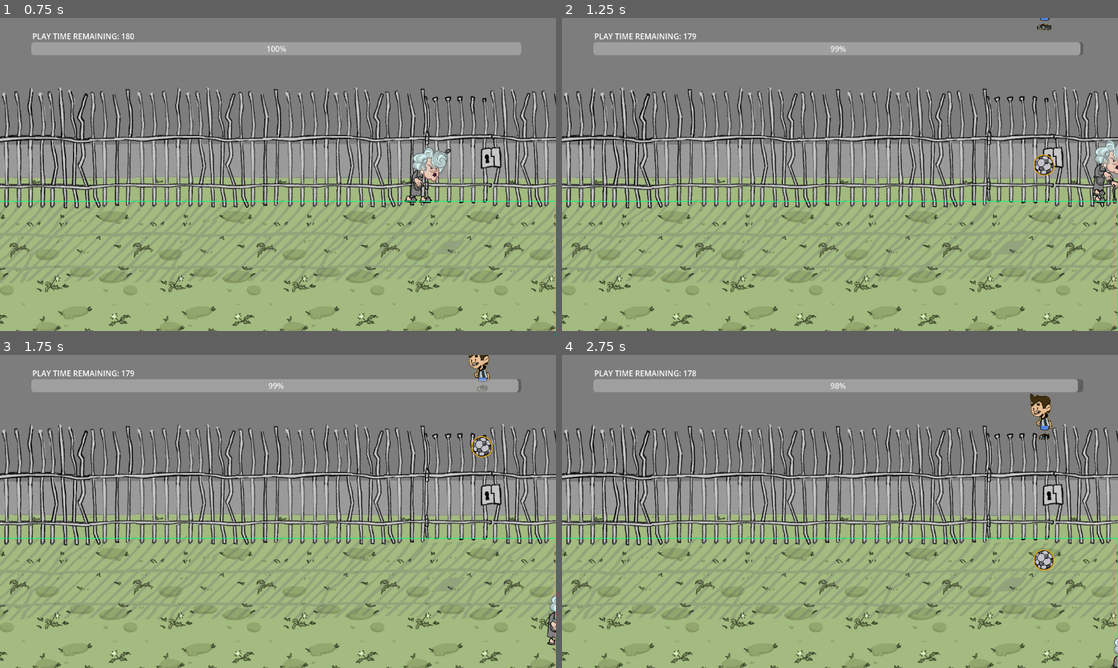
Above: before the commit, frames 1-4 (two rows, left to right).
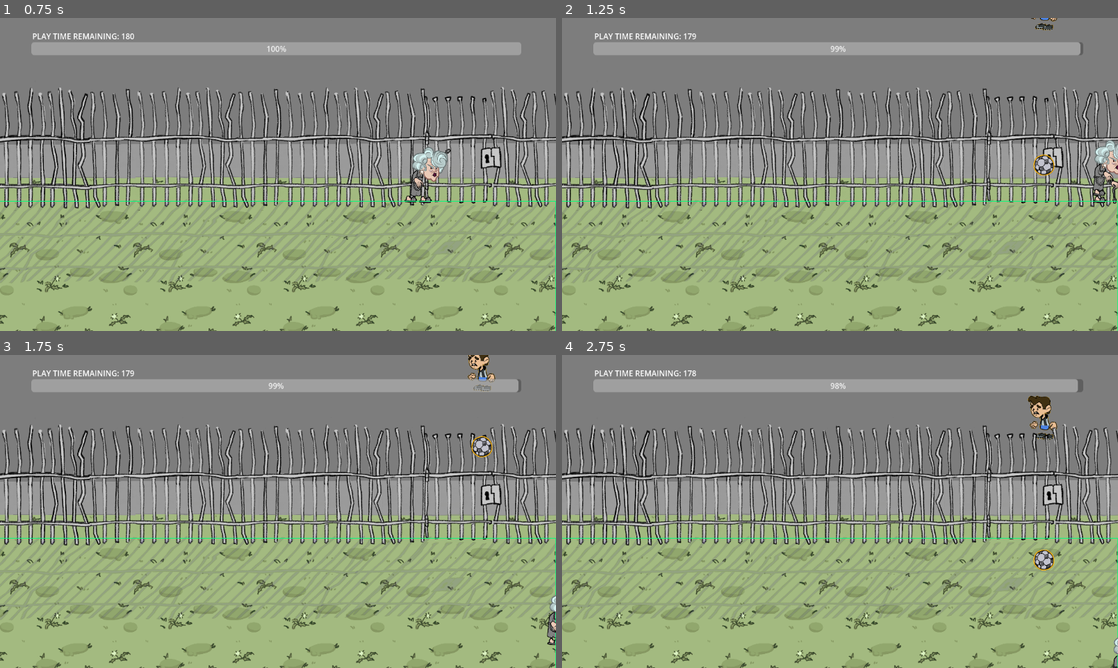
Above: after the commit, the same moments.

Repository: exe4que/ViejaDeM2024
Game: Godot game, scene res://Scenes/escena.tscn
Same seed, same stepped clock (60 frames per second), same inputs: the game is played once before the commit and once after it.
Inputs (mouse positions are in pixels of both pictures, inside the frame that each line leads up to):
- Up to frame 1 (0.75 s): move the mouse to (400, 158) at 0.52 s; hold Right (right) from 0.53 s (still down); click (400, 158) at 0.6 s
- Up to frame 2 (1.25 s): keep holding Right (right)
- Up to frame 3 (1.75 s): move the mouse to (166, 527) at 1.27 s; release Right (right) at 1.28 s; hold Down (down) from 1.28 s (still down); right-click (166, 527) at 1.35 s
- Up to frame 4 (2.75 s): move the mouse to (895, 442) at 2.02 s; release Down (down) at 2.03 s; hold Right (right) from 2.03 s (still down); click (895, 442) at 2.1 s

Frame 1 is identical in both runs. In frame 2, less than 0.1% of the frame differs, in the area x 84-90%, y 0-4%; in frame 3, 0.2%; in frame 4, 0.3%, in the area x 83-90%, y 12-28%.

Commit message:
walk sadd

Diff:
--- a/Scenes/pibe.tscn
+++ b/Scenes/pibe.tscn
@@ -1154,9 +1154,9 @@
 tracks/4/interp = 1
 tracks/4/loop_wrap = true
 tracks/4/keys = {
-"handle_modes": PackedInt32Array(0, 0, 0),
-"points": PackedFloat32Array(-12, -0.25, 0, 0.25, 0, -12, -0.25, 0, 0.25, 0, -12, -0.25, 0, 0.25, 0),
-"times": PackedFloat32Array(0, 0.5, 1)
+"handle_modes": PackedInt32Array(0, 2, 2, 2),
+"points": PackedFloat32Array(-12, -0.25, 0, 0.25, 0, -12, -0.166667, 0, 0.0833335, 0, -28, -0.0833207, 0.132154, 0.174348, -0.276531, -12, -0.0833331, 0, 0, 0),
+"times": PackedFloat32Array(0, 0.5, 0.750001, 1)
 }
 tracks/5/type = "bezier"
 tracks/5/imported = false
@@ -1165,9 +1165,9 @@
 tracks/5/interp = 1
 tracks/5/loop_wrap = true
 tracks/5/keys = {
-"handle_modes": PackedInt32Array(0, 0),
-"points": PackedFloat32Array(0, -0.25, 0, 0.25, 0, 0, -0.25, 0, 0.25, 0),
-"times": PackedFloat32Array(0, 1)
+"handle_modes": PackedInt32Array(0, 2, 2, 2, 2),
+"points": PackedFloat32Array(0, -0.25, 0, 0.25, 0, 0, -0.166667, 0, 0.0555556, 0, -0.523598, -0.0555556, 0, 0.0555556, 0, 0.312312, -0.0555556, 0, 0.0555553, 0, 0, -0.0555553, 0, 0, 0),
+"times": PackedFloat32Array(0, 0.5, 0.666667, 0.875, 1)
 }
 tracks/6/type = "bezier"
 tracks/6/imported = false
@@ -1187,9 +1187,9 @@
 tracks/7/interp = 1
 tracks/7/loop_wrap = true
 tracks/7/keys = {
-"handle_modes": PackedInt32Array(0, 0, 0),
-"points": PackedFloat32Array(-12, -0.25, 0, 0.25, 0, -10, -0.25, 0, 0.25, 0, -12, -0.25, 0, 0.25, 0),
-"times": PackedFloat32Array(0, 0.5, 1)
+"handle_modes": PackedInt32Array(2, 2, 2, 2),
+"points": PackedFloat32Array(-12, 0, 0, 0.0833333, 0, -30.5363, -0.125, -0.491383, 0.166578, 0.654827, -12, -0.0833335, 0, 0.166667, 0, -12, -0.166667, 0, 0, 0),
+"times": PackedFloat32Array(0, 0.291667, 0.5, 1)
 }
 tracks/8/type = "bezier"
 tracks/8/imported = false
@@ -1198,9 +1198,9 @@
 tracks/8/interp = 1
 tracks/8/loop_wrap = true
 tracks/8/keys = {
-"handle_modes": PackedInt32Array(0, 0),
-"points": PackedFloat32Array(0, -0.25, 0, 0.25, 0, 0, -0.25, 0, 0.25, 0),
-"times": PackedFloat32Array(0, 1)
+"handle_modes": PackedInt32Array(2, 2, 0, 0, 2),
+"points": PackedFloat32Array(0, 0, 0, 0.0555556, 0, -0.523598, -0.0555556, 0, 0.0972223, 0, 0.261799, -0.0972223, 0, 0.0277778, 0, 0, -0.0277778, 0, 0.152778, 0, 0, -0.180555, 0, 0, 0),
+"times": PackedFloat32Array(0, 0.166667, 0.416667, 0.5, 1)
 }
 tracks/9/type = "bezier"
 tracks/9/imported = false
@@ -1209,9 +1209,9 @@
 tracks/9/interp = 1
 tracks/9/loop_wrap = true
 tracks/9/keys = {
-"handle_modes": PackedInt32Array(0, 0),
-"points": PackedFloat32Array(4, -0.25, 0, 0.25, 0, 4, -0.25, 0, 0.25, 0),
-"times": PackedFloat32Array(0, 1)
+"handle_modes": PackedInt32Array(0, 0, 2, 2, 2, 2),
+"points": PackedFloat32Array(4, 0, 0, 0.0833334, 0, 4, -0.25, 0, 0.25, 0, 4, -0.0833334, 0, 0.0833334, 0, 4, -0.0833334, 0, 0.0833334, 0, 4, -0.0833334, 0, 0.0833331, 0, 4, -0.0833331, 0, 0, 0),
+"times": PackedFloat32Array(0, 0.166667, 0.25, 0.5, 0.750001, 1)
 }
 tracks/10/type = "bezier"
 tracks/10/imported = false
@@ -1220,9 +1220,9 @@
 tracks/10/interp = 1
 tracks/10/loop_wrap = true
 tracks/10/keys = {
-"handle_modes": PackedInt32Array(0, 0),
-"points": PackedFloat32Array(-46.0684, -0.25, 0, 0.25, 0, -46.0684, -0.25, 0, 0.25, 0),
-"times": PackedFloat32Array(0, 1)
+"handle_modes": PackedInt32Array(0, 2, 2, 2, 2, 2),
+"points": PackedFloat32Array(-42.8339, 0, 0, 0.0833334, 0, -51.1051, -0.0555556, 0, 0.0277778, 0, -54, -0.0277778, 0, 0.0833333, 0, -46.9601, -0.0833334, 0, 0.0833334, 0, -54, -0.0833334, 0, 0.0833331, 0, -42.8339, -0.0833331, 0, 0, 0),
+"times": PackedFloat32Array(0, 0.166667, 0.25, 0.5, 0.750001, 1)
 }
 tracks/11/type = "bezier"
 tracks/11/imported = false
@@ -1231,8 +1231,8 @@
 tracks/11/interp = 1
 tracks/11/loop_wrap = true
 tracks/11/keys = {
-"handle_modes": PackedInt32Array(0, 0),
-"points": PackedFloat32Array(0, -0.25, 0, 0.25, 0, 0, -0.25, 0, 0.25, 0),
+"handle_modes": PackedInt32Array(2, 2),
+"points": PackedFloat32Array(0, 0, 0, 0.333333, 0, 0, -0.333333, 0, 0, 0),
 "times": PackedFloat32Array(0, 1)
 }
 tracks/12/type = "bezier"
@@ -1253,9 +1253,9 @@
 tracks/13/interp = 1
 tracks/13/loop_wrap = true
 tracks/13/keys = {
-"handle_modes": PackedInt32Array(0, 0),
-"points": PackedFloat32Array(-35.7109, -0.25, 0, 0.25, 0, -35.7109, -0.25, 0, 0.25, 0),
-"times": PackedFloat32Array(0, 1)
+"handle_modes": PackedInt32Array(0, 0, 0, 0, 0, 0, 0, 0, 0),
+"points": PackedFloat32Array(-35.7109, 0, 0, 0.0833333, 0, -44.8652, -0.0833333, 0, 0.0833335, 0, -35.7109, -0.0833335, 0, 0.0833332, 0, -44.8652, -0.0833332, 0, 0.0833333, 0, -35.7109, -0.0833333, 0, 0.0833333, 0, -44.8652, -0.0833333, 0, 0.0833335, 0, -35.7109, -0.0833335, 0, 0.0833332, 0, -44.8652, -0.0833332, 0, 0.0833333, 0, -35.7109, -0.0833333, 0, 0, 0),
+"times": PackedFloat32Array(-0.416667, -0.166667, 0.0833333, 0.333333, 0.583333, 0.833333, 1.08333, 1.33333, 1.58333)
 }
 tracks/14/type = "bezier"
 tracks/14/imported = false
@@ -1286,9 +1286,9 @@
 tracks/16/interp = 1
 tracks/16/loop_wrap = true
 tracks/16/keys = {
-"handle_modes": PackedInt32Array(0, 0),
-"points": PackedFloat32Array(-88, -0.25, 0, 0.25, 0, -88, -0.25, 0, 0.25, 0),
-"times": PackedFloat32Array(0, 1)
+"handle_modes": PackedInt32Array(0, 0, 0, 0, 0, 0, 0, 0, 0),
+"points": PackedFloat32Array(-88, 0, 0, 0.0833333, 0, -94.8979, -0.0833333, 0, 0.0833335, 0, -88, -0.0833335, 0, 0.0833332, 0, -94.8979, -0.0833332, 0, 0.0833333, 0, -88, -0.0833333, 0, 0.0833333, 0, -94.8979, -0.0833333, 0, 0.0833335, 0, -88, -0.0833335, 0, 0.0833332, 0, -94.8979, -0.0833332, 0, 0.0833333, 0, -88, -0.0833333, 0, 0, 0),
+"times": PackedFloat32Array(-0.333333, -0.0833333, 0.166667, 0.416667, 0.666667, 0.916667, 1.16667, 1.41667, 1.66667)
 }
 tracks/17/type = "bezier"
 tracks/17/imported = false
@@ -1335,11 +1335,260 @@
 "times": PackedFloat32Array(0, 1)
 }
 
+[sub_resource type="Animation" id="Animation_ciyo8"]
+resource_name = "Walk_cycle"
+loop_mode = 1
+step = 0.0416667
+tracks/0/type = "bezier"
+tracks/0/imported = false
+tracks/0/enabled = true
+tracks/0/path = NodePath("Node2D/PBottom/PTop/PHandR:position:x")
+tracks/0/interp = 1
+tracks/0/loop_wrap = true
+tracks/0/keys = {
+"handle_modes": PackedInt32Array(0, 0, 0),
+"points": PackedFloat32Array(15.6791, -0.25, 0, 0.25, 0, -14.1562, -0.25, 0, 0.25, 0, 15.6791, -0.25, 0, 0.25, 0),
+"times": PackedFloat32Array(0, 0.5, 1)
+}
+tracks/1/type = "bezier"
+tracks/1/imported = false
+tracks/1/enabled = true
+tracks/1/path = NodePath("Node2D/PBottom/PTop/PHandR:position:y")
+tracks/1/interp = 1
+tracks/1/loop_wrap = true
+tracks/1/keys = {
+"handle_modes": PackedInt32Array(0, 0, 0),
+"points": PackedFloat32Array(-16.1523, -0.25, 0, 0.25, 0, -8.15234, -0.25, 0, 0.25, 0, -16.1523, -0.25, 0, 0.25, 0),
+"times": PackedFloat32Array(0, 0.5, 1)
+}
+tracks/2/type = "bezier"
+tracks/2/imported = false
+tracks/2/enabled = true
+tracks/2/path = NodePath("Node2D/PBottom/PTop/PHandR:rotation")
+tracks/2/interp = 1
+tracks/2/loop_wrap = true
+tracks/2/keys = {
+"handle_modes": PackedInt32Array(0, 0),
+"points": PackedFloat32Array(0, -0.25, 0, 0.25, 0, 0, -0.25, 0, 0.25, 0),
+"times": PackedFloat32Array(0, 1)
+}
+tracks/3/type = "bezier"
+tracks/3/imported = false
+tracks/3/enabled = true
+tracks/3/path = NodePath("Node2D/PFootR:position:x")
+tracks/3/interp = 1
+tracks/3/loop_wrap = true
+tracks/3/keys = {
+"handle_modes": PackedInt32Array(0, 0, 0),
+"points": PackedFloat32Array(-11.2596, -0.25, 0, 0.25, 0, 27.8449, -0.25, 0, 0.25, 0, -11.2596, -0.25, 0, 0.25, 0),
+"times": PackedFloat32Array(0, 0.5, 1)
+}
+tracks/4/type = "bezier"
+tracks/4/imported = false
+tracks/4/enabled = true
+tracks/4/path = NodePath("Node2D/PFootR:position:y")
+tracks/4/interp = 1
+tracks/4/loop_wrap = true
+tracks/4/keys = {
+"handle_modes": PackedInt32Array(0, 0, 0, 0),
+"points": PackedFloat32Array(-12, -0.25, 0, 0.25, 0, -12, -0.166667, 0, 0.0833335, 0, -20.8185, -0.0833207, 0.132154, 0.174348, -0.276531, -12, -0.0833331, 0, 0, 0),
+"times": PackedFloat32Array(0, 0.5, 0.75, 1)
+}
+tracks/5/type = "bezier"
+tracks/5/imported = false
+tracks/5/enabled = true
+tracks/5/path = NodePath("Node2D/PFootR:rotation")
+tracks/5/interp = 1
+tracks/5/loop_wrap = true
+tracks/5/keys = {
+"handle_modes": PackedInt32Array(0, 0, 0, 0, 0),
+"points": PackedFloat32Array(0, -0.25, 0, 0.25, 0, 0, -0.166667, 0, 0.0555556, 0, -0.225653, -0.0555556, 0, 0.0555556, 0, 0.175806, -0.0555556, 0, 0.0555553, 0, 0, -0.0555553, 0, 0, 0),
+"times": PackedFloat32Array(0, 0.5, 0.666667, 0.875, 1)
+}
+tracks/6/type = "bezier"
+tracks/6/imported = false
+tracks/6/enabled = true
+tracks/6/path = NodePath("Node2D/PFootL:position:x")
+tracks/6/interp = 1
+tracks/6/loop_wrap = true
+tracks/6/keys = {
+"handle_modes": PackedInt32Array(0, 0, 0),
+"points": PackedFloat32Array(41.0601, -0.25, 0, 0.25, 0, -7.51809, -0.25, 0, 0.25, 0, 41.0601, -0.25, 0, 0.25, 0),
+"times": PackedFloat32Array(0, 0.5, 1)
+}
+tracks/7/type = "bezier"
+tracks/7/imported = false
+tracks/7/enabled = true
+tracks/7/path = NodePath("Node2D/PFootL:position:y")
+tracks/7/interp = 1
+tracks/7/loop_wrap = true
+tracks/7/keys = {
+"handle_modes": PackedInt32Array(0, 0, 0, 0),
+"points": PackedFloat32Array(-12, 0, 0, 0.0833333, 0, -21.4906, -0.125, -0.491383, 0.166578, 0.654827, -12, -0.0833335, 0, 0.166667, 0, -12, -0.166667, 0, 0, 0),
+"times": PackedFloat32Array(0, 0.291667, 0.5, 1)
+}
+tracks/8/type = "bezier"
+tracks/8/imported = false
+tracks/8/enabled = true
+tracks/8/path = NodePath("Node2D/PFootL:rotation")
+tracks/8/interp = 1
+tracks/8/loop_wrap = true
+tracks/8/keys = {
+"handle_modes": PackedInt32Array(0, 0, 0, 0, 0),
+"points": PackedFloat32Array(0, 0, 0, 0.0555556, 0, -0.289654, -0.0555556, 0, 0.0972223, 0, 0.146715, -0.0972223, 0, 0.0277778, 0, 0, -0.0277778, 0, 0.152778, 0, 0, -0.180555, 0, 0, 0),
+"times": PackedFloat32Array(0, 0.166667, 0.416667, 0.5, 1)
+}
+tracks/9/type = "bezier"
+tracks/9/imported = false
+tracks/9/enabled = true
+tracks/9/path = NodePath("Node2D/PBottom:position:x")
+tracks/9/interp = 1
+tracks/9/loop_wrap = true
+tracks/9/keys = {
+"handle_modes": PackedInt32Array(0, 0, 0, 0, 0, 0),
+"points": PackedFloat32Array(4, 0, 0, 0.0833334, 0, 4, -0.25, 0, 0.25, 0, 4, -0.0833334, 0, 0.0833334, 0, 4, -0.0833334, 0, 0.0833334, 0, 4, -0.0833334, 0, 0.0833331, 0, 4, -0.0833331, 0, 0, 0),
+"times": PackedFloat32Array(0, 0.166667, 0.25, 0.5, 0.750001, 1)
+}
+tracks/10/type = "bezier"
+tracks/10/imported = false
+tracks/10/enabled = true
+tracks/10/path = NodePath("Node2D/PBottom:position:y")
+tracks/10/interp = 1
+tracks/10/loop_wrap = true
+tracks/10/keys = {
+"handle_modes": PackedInt32Array(0, 0, 0, 0, 0),
+"points": PackedFloat32Array(-42.8339, 0, 0, 0.0833334, 0, -46.1627, -0.0277778, 0, 0.0833333, 0, -44.1682, -0.0833334, 0, 0.0833334, 0, -46.1627, -0.0833334, 0, 0.0833331, 0, -42.8339, -0.0833331, 0, 0, 0),
+"times": PackedFloat32Array(0, 0.25, 0.5, 0.75, 1)
+}
+tracks/11/type = "bezier"
+tracks/11/imported = false
+tracks/11/enabled = true
+tracks/11/path = NodePath("Node2D/PBottom:rotation")
+tracks/11/interp = 1
+tracks/11/loop_wrap = true
+tracks/11/keys = {
+"handle_modes": PackedInt32Array(0, 0),
+"points": PackedFloat32Array(0, 0, 0, 0.333333, 0, 0, -0.333333, 0, 0, 0),
+"times": PackedFloat32Array(0, 1)
+}
+tracks/12/type = "bezier"
+tracks/12/imported = false
+tracks/12/enabled = true
+tracks/12/path = NodePath("Node2D/PBottom/PTop:position:x")
+tracks/12/interp = 1
+tracks/12/loop_wrap = true
+tracks/12/keys = {
+"handle_modes": PackedInt32Array(0, 0),
+"points": PackedFloat32Array(-4, -0.25, 0, 0.25, 0, -4, -0.25, 0, 0.25, 0),
+"times": PackedFloat32Array(0, 1)
+}
+tracks/13/type = "bezier"
+tracks/13/imported = false
+tracks/13/enabled = true
+tracks/13/path = NodePath("Node2D/PBottom/PTop:position:y")
+tracks/13/interp = 1
+tracks/13/loop_wrap = true
+tracks/13/keys = {
+"handle_modes": PackedInt32Array(0, 0, 0, 0, 0, 0, 0, 0, 0),
+"points": PackedFloat32Array(-35.7109, 0, 0, 0.0833333, 0, -44.8652, -0.0833333, 0, 0.0833335, 0, -35.7109, -0.0833335, 0, 0.0833332, 0, -44.8652, -0.0833332, 0, 0.0833333, 0, -35.7109, -0.0833333, 0, 0.0833333, 0, -44.8652, -0.0833333, 0, 0.0833335, 0, -35.7109, -0.0833335, 0, 0.0833332, 0, -44.8652, -0.0833332, 0, 0.0833333, 0, -35.7109, -0.0833333, 0, 0, 0),
+"times": PackedFloat32Array(-0.416667, -0.166667, 0.0833333, 0.333333, 0.583333, 0.833333, 1.08333, 1.33333, 1.58333)
+}
+tracks/14/type = "bezier"
+tracks/14/imported = false
+tracks/14/enabled = true
+tracks/14/path = NodePath("Node2D/PBottom/PTop:rotation")
+tracks/14/interp = 1
+tracks/14/loop_wrap = true
+tracks/14/keys = {
+"handle_modes": PackedInt32Array(0, 0),
+"points": PackedFloat32Array(0, -0.25, 0, 0.25, 0, 0, -0.25, 0, 0.25, 0),
+"times": PackedFloat32Array(0, 1)
+}
+tracks/15/type = "bezier"
+tracks/15/imported = false
+tracks/15/enabled = true
+tracks/15/path = NodePath("Node2D/PBottom/PTop/PHead:position:x")
+tracks/15/interp = 1
+tracks/15/loop_wrap = true
+tracks/15/keys = {
+"handle_modes": PackedInt32Array(0, 0),
+"points": PackedFloat32Array(4, -0.25, 0, 0.25, 0, 4, -0.25, 0, 0.25, 0),
+"times": PackedFloat32Array(0, 1)
+}
+tracks/16/type = "bezier"
+tracks/16/imported = false
+tracks/16/enabled = true
+tracks/16/path = NodePath("Node2D/PBottom/PTop/PHead:position:y")
+tracks/16/interp = 1
+tracks/16/loop_wrap = true
+tracks/16/keys = {
+"handle_modes": PackedInt32Array(0, 0, 0, 0, 0, 0, 0, 0, 0),
+"points": PackedFloat32Array(-88, 0, 0, 0.0833333, 0, -94.8979, -0.0833333, 0, 0.0833335, 0, -88, -0.0833335, 0, 0.0833332, 0, -94.8979, -0.0833332, 0, 0.0833333, 0, -88, -0.0833333, 0, 0.0833333, 0, -94.8979, -0.0833333, 0, 0.0833335, 0, -88, -0.0833335, 0, 0.0833332, 0, -94.8979, -0.0833332, 0, 0.0833333, 0, -88, -0.0833333, 0, 0, 0),
+"times": PackedFloat32Array(-0.333333, -0.0833333, 0.166667, 0.416667, 0.666667, 0.916667, 1.16667, 1.41667, 1.66667)
+}
+tracks/17/type = "bezier"
+tracks/17/imported = false
+tracks/17/enabled = true
+tracks/17/path = NodePath("Node2D/PBottom/PTop/PHead:rotation")
+tracks/17/interp = 1
+tracks/17/loop_wrap = true
+tracks/17/keys = {
+"handle_modes": PackedInt32Array(0, 0),
+"points": PackedFloat32Array(-0.261799, -0.25, 0, 0.25, 0, -0.261799, -0.25, 0, 0.25, 0),
+"times": PackedFloat32Array(0, 1)
+}
+tracks/18/type = "bezier"
+tracks/18/imported = false
+tracks/18/enabled = true
+tracks/18/path = NodePath("Node2D/PBottom/PTop/PHandL:position:x")
+tracks/18/interp = 1
+tracks/18/loop_wrap = true
+tracks/18/keys = {
+"handle_modes": PackedInt32Array(0, 0, 0),
+"points": PackedFloat32Array(-4.88701, -0.25, 0, 0.25, 0, 30.7416, -0.25, 0, 0.25, 0, -4.88701, -0.25, 0, 0.25, 0),
+"times": PackedFloat32Array(0, 0.5, 1)
+}
+tracks/19/type = "bezier"
+tracks/19/imported = false
+tracks/19/enabled = true
+tracks/19/path = NodePath("Node2D/PBottom/PTop/PHandL:position:y")
+tracks/19/interp = 1
+tracks/19/loop_wrap = true
+tracks/19/keys = {
+"handle_modes": PackedInt32Array(0, 0, 0),
+"points": PackedFloat32Array(-4.15234, -0.25, 0, 0.25, 0, -12.1523, -0.25, 0, 0.25, 0, -4.15234, -0.25, 0, 0.25, 0),
+"times": PackedFloat32Array(0, 0.5, 1)
+}
+tracks/20/type = "bezier"
+tracks/20/imported = false
+tracks/20/enabled = true
+tracks/20/path = NodePath("Node2D/PBottom/PTop/PHandL:rotation")
+tracks/20/interp = 1
+tracks/20/loop_wrap = true
+tracks/20/keys = {
+"handle_modes": PackedInt32Array(0, 0),
+"points": PackedFloat32Array(0, -0.25, 0, 0.25, 0, 0, -0.25, 0, 0.25, 0),
+"times": PackedFloat32Array(0, 1)
+}
+tracks/21/type = "value"
+tracks/21/imported = false
+tracks/21/enabled = true
+tracks/21/path = NodePath("Node2D/PBottom/PTop/PHead:frame")
+tracks/21/interp = 1
+tracks/21/loop_wrap = true
+tracks/21/keys = {
+"times": PackedFloat32Array(0, 0.916667),
+"transitions": PackedFloat32Array(1, 1),
+"update": 1,
+"values": [1, 1]
+}
+
 [sub_resource type="AnimationLibrary" id="AnimationLibrary_x6yu6"]
 _data = {
 "Climb_cycle": SubResource("Animation_6l5j6"),
 "Climb_start": SubResource("Animation_pgpe6"),
 "Idle": SubResource("Animation_pnlj2"),
+"WalkSad_cycle": SubResource("Animation_ciyo8"),
 "Walk_cycle": SubResource("Animation_ovx1m")
 }
 
@@ -1349,6 +1598,9 @@
 [sub_resource type="AnimationNodeAnimation" id="AnimationNodeAnimation_634ab"]
 animation = &"Anim_Pibe/Climb_cycle"
 
+[sub_resource type="AnimationNodeAnimation" id="AnimationNodeAnimation_xnq6j"]
+animation = &"Anim_Pibe/WalkSad_cycle"
+
 [sub_resource type="AnimationNodeAnimation" id="AnimationNodeAnimation_c8o1n"]
 animation = &"Anim_Pibe/Idle"
 
@@ -1356,20 +1608,26 @@
 
 [sub_resource type="AnimationNodeBlend2" id="AnimationNodeBlend2_8cqi5"]
 
+[sub_resource type="AnimationNodeBlend2" id="AnimationNodeBlend2_melak"]
+
 [sub_resource type="AnimationNodeBlendTree" id="AnimationNodeBlendTree_acmsi"]
-graph_offset = Vector2(-432.145, -51.144)
+graph_offset = Vector2(-321.469, -37.7878)
 nodes/Animation/node = SubResource("AnimationNodeAnimation_c8o1n")
 nodes/Animation/position = Vector2(280, -120)
 "nodes/Animation 2/node" = SubResource("AnimationNodeAnimation_ying3")
 "nodes/Animation 2/position" = Vector2(700, 260)
 "nodes/Animation 3/node" = SubResource("AnimationNodeAnimation_634ab")
 "nodes/Animation 3/position" = Vector2(280, 140)
+"nodes/Animation 4/node" = SubResource("AnimationNodeAnimation_xnq6j")
+"nodes/Animation 4/position" = Vector2(1000, 340)
 nodes/climb/node = SubResource("AnimationNodeBlend2_fv3ti")
 nodes/climb/position = Vector2(680, -40)
-nodes/output/position = Vector2(1320, 160)
+nodes/output/position = Vector2(1520, 60)
 nodes/walk/node = SubResource("AnimationNodeBlend2_8cqi5")
 nodes/walk/position = Vector2(1020, 40)
-node_connections = [&"climb", 0, &"Animation", &"climb", 1, &"Animation 3", &"output", 0, &"walk", &"walk", 0, &"climb", &"walk", 1, &"Animation 2"]
+nodes/walkSad/node = SubResource("AnimationNodeBlend2_melak")
+nodes/walkSad/position = Vector2(1300, 60)
+node_connections = [&"climb", 0, &"Animation", &"climb", 1, &"Animation 3", &"output", 0, &"walkSad", &"walk", 0, &"climb", &"walk", 1, &"Animation 2", &"walkSad", 0, &"walk", &"walkSad", 1, &"Animation 4"]
 
 [node name="Pibe" type="CharacterBody2D" node_paths=PackedStringArray("sprites")]
 script = ExtResource("1_2ww1l")
@@ -1420,6 +1678,7 @@
 offset = Vector2(-40, -60)
 hframes = 4
 vframes = 4
+frame = 1
 
 [node name="PHandL" type="Sprite2D" parent="Node2D/PBottom/PTop"]
 position = Vector2(80, -4)
@@ -1451,6 +1710,7 @@
 autoplay = "Anim_Pibe/Idle"
 
 [node name="AnimationTree_pibe" type="AnimationTree" parent="."]
+active = false
 libraries = {
 "": SubResource("AnimationLibrary_h5eon"),
 "Anim_Pibe": SubResource("AnimationLibrary_x6yu6")
@@ -1459,6 +1719,7 @@
 anim_player = NodePath("../AnimationPlayer_pibe")
 parameters/climb/blend_amount = 0.0
 parameters/walk/blend_amount = 0.0
+parameters/walkSad/blend_amount = 0
 
 [node name="ClimbTarget" type="Node2D" parent="."]
 script = ExtResource("3_t44db")
Not shown: 1 places in Scenes/pibe.tscn that only renumber resources
